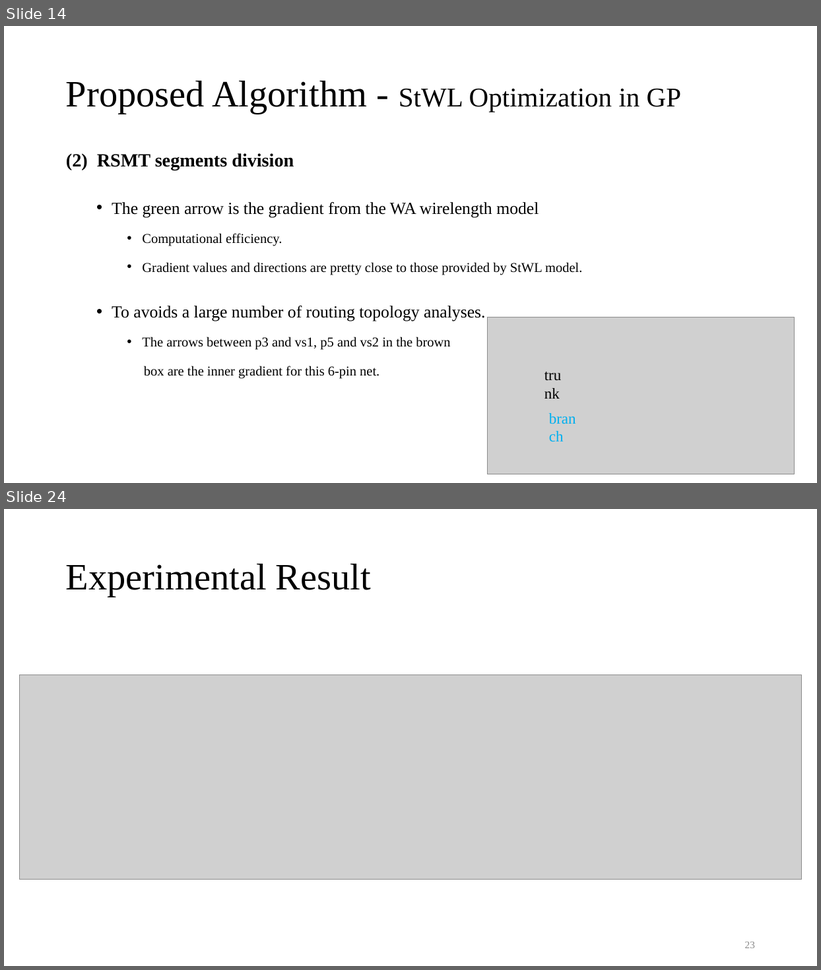
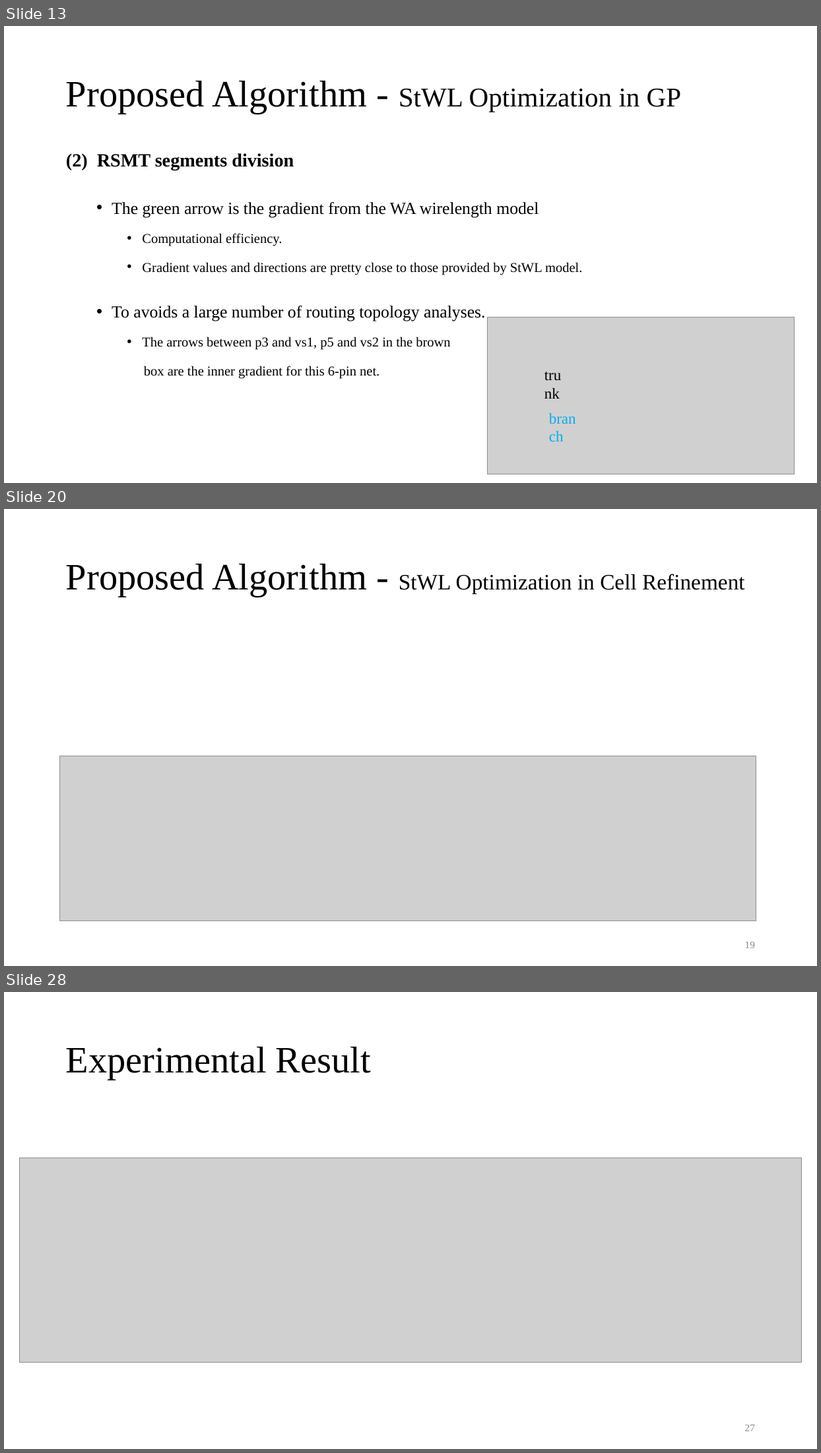
Before and after one commit to Pacific-Feng-Studuies/Studied-Papers, a slide deck: GM/Placement/An Analytical Placement Algorithm with Routing topology Optimization/An Analytical Placement Algorithm with Routing topology Optimization.pptx. Shown one above the other, each under a label of ours: slides 14 and 24 before the commit, slides 13, 20 and 28 after it; the slides between them are not shown. The pictures are 821x970 and 821x1453 pixels, drawn with LibreOffice and Linux fonts; fonts in the diff are those of the drawing; grey boxes stand for pictures. Boxes give left, top, right and bottom in pixels: in the first picture for what was removed or moved away, otherwise in the second. Text is boxed around its words. In the diff, an @@ line names an element or a change of style, - is before the commit and + after.

```diff
--- a/GM/Placement/An Analytical Placement Algorithm with Routing topology Optimization/An Analytical Placement Algorithm with Routing topology Optimization.pptx
+++ b/GM/Placement/An Analytical Placement Algorithm with Routing topology Optimization/An Analytical Placement Algorithm with Routing topology Optimization.pptx
@@ slide 20 added at (4, 509, 817, 966), background #FFFFFF @@
@@ title added at (66, 563, 745, 597), 26 pt, text #000000 @@
+Proposed Algorithm - StWL Optimization in Cell Refinement
@@ picture added at (60, 756, 757, 921) @@
@@ page number added at (745, 942, 755, 949), 12 pt, text #8C8C8C @@
+19
@@ what was slide 14 is now slide 13 @@
@@ what was slide 24 is now slide 28 @@
@@ page number at (745, 1425, 755, 1432): text changed @@
-23
+27
```
Also in this commit, not shown: 19 slides changed, 3 other slides added, 1 other file.
